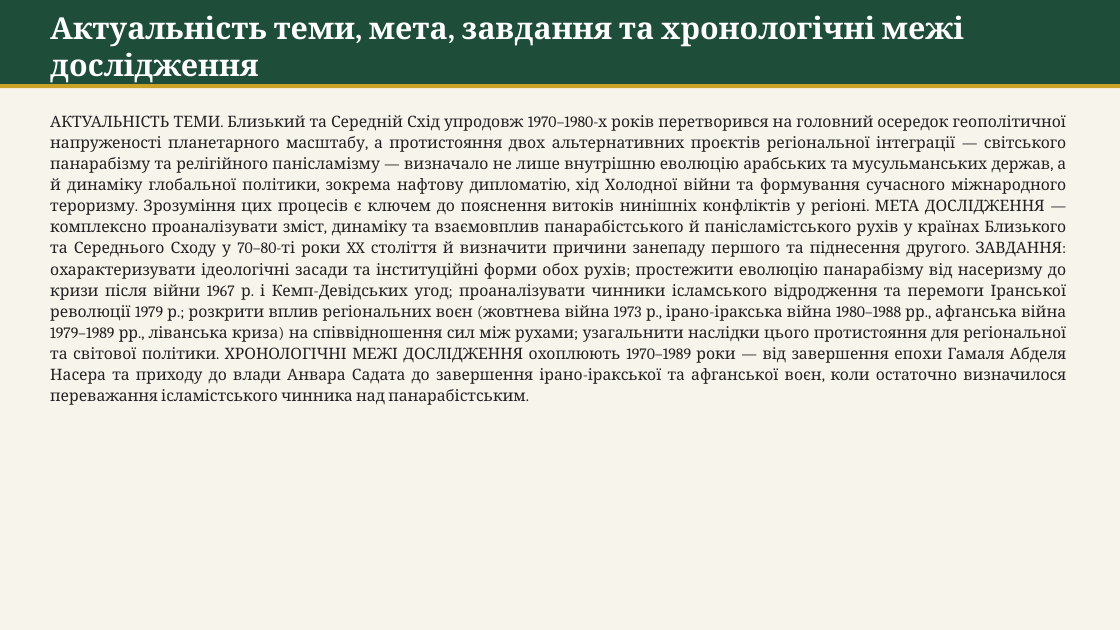
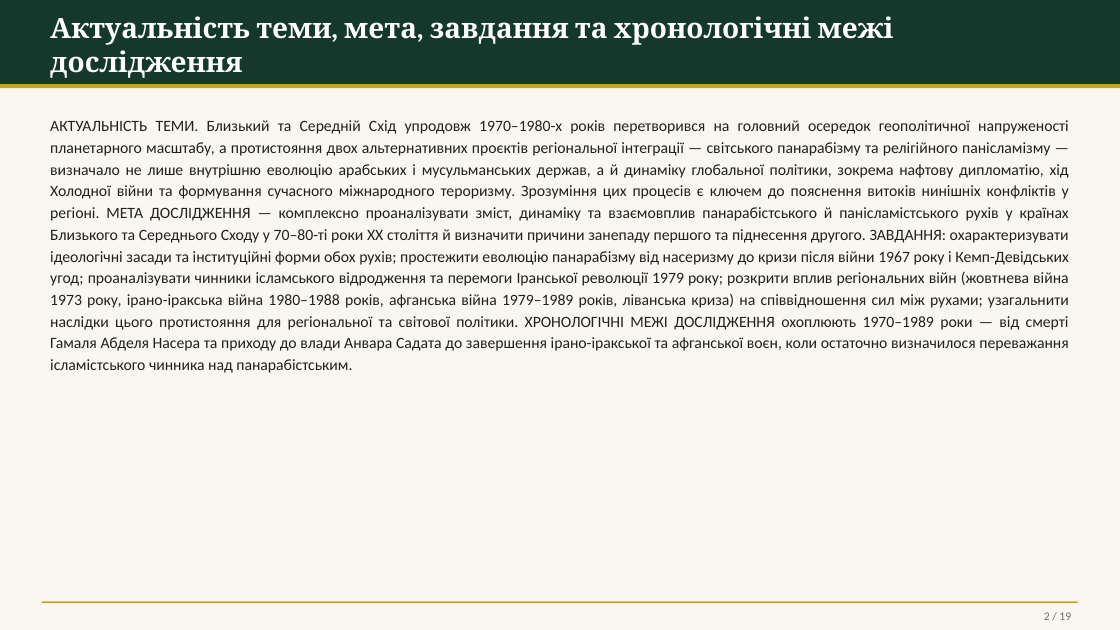
Before and after one commit to istp1b23mokra-glitch/-, a slide deck: slide 2 of Близький_та_Середній_Схід_70-80-х_рр.pptx. Drawn at 1120x630 pixels with LibreOffice and Linux fonts; fonts in the diff are those of the drawing. Boxes give left, top, right and bottom in pixels: in the first picture for what was removed or moved away, otherwise in the second. Text is boxed around its words. In the diff, an @@ line names an element or a change of style, - is before the commit and + after.

```diff
--- a/Близький_та_Середній_Схід_70-80-х_рр.pptx
+++ b/Близький_та_Середній_Схід_70-80-х_рр.pptx
@@ rectangle at <box>0,0,1120,630</box>: fill #F7F4EC to #FAF7F0 @@
@@ rectangle at <box>0,0,1120,84</box>: fill #1E4D3A to #14382C @@
@@ text "Актуальність теми, мета, завдання та ..." at <box>50,16,894,78</box>: size 26 to 24 pt @@
@@ text at <box>50,120,1069,373</box>: text changed; font Cambria to Calibri @@
-АКТУАЛЬНІСТЬ ТЕМИ. Близький та Середній Схід упродовж 1970–1980-х років перетворився на головний осередок геополітичної напруженості планетарного масштабу, а протистояння двох альтернативних проєктів регіональної інтеграції — світського панарабізму та релігійного панісламізму — визначало не лише внутрішню еволюцію арабських та мусульманських держав, а й динаміку глобальної політики, зокрема нафтову дипломатію, хід Холодної війни та формування сучасного міжнародного тероризму. Зрозуміння цих процесів є ключем до пояснення витоків нинішніх конфліктів у регіоні. МЕТА ДОСЛІДЖЕННЯ — комплексно проаналізувати зміст, динаміку та взаємовплив панарабістського й панісламістського рухів у країнах Близького та Середнього Сходу у 70–80-ті роки XX століття й визначити причини занепаду першого та піднесення другого. ЗАВДАННЯ: охарактеризувати ідеологічні засади та інституційні форми обох рухів; простежити еволюцію панарабізму від насеризму до кризи після війни 1967 р. і Кемп-Девідських угод; проаналізувати чинники ісламського відродження та перемоги Іранської революції 1979 р.; розкрити вплив регіональних воєн (жовтнева війна 1973 р., ірано-іракська війна 1980–1988 рр., афганська війна 1979–1989 рр., ліванська криза) на співвідношення сил між рухами; узагальнити наслідки цього протистояння для регіональної та світової політики. ХРОНОЛОГІЧНІ МЕЖІ ДОСЛІДЖЕННЯ охоплюють 1970–1989 роки — від завершення епохи Гамаля Абделя Насера та приходу до влади Анвара Садата до завершення ірано-іракської та афганської воєн, коли остаточно визначилося переважання ісламістського чинника над панарабістським.
+АКТУАЛЬНІСТЬ ТЕМИ. Близький та Середній Схід упродовж 1970–1980-х років перетворився на головний осередок геополітичної напруженості планетарного масштабу, а протистояння двох альтернативних проєктів регіональної інтеграції — світського панарабізму та релігійного панісламізму — визначало не лише внутрішню еволюцію арабських і мусульманських держав, а й динаміку глобальної політики, зокрема нафтову дипломатію, хід Холодної війни та формування сучасного міжнародного тероризму. Зрозуміння цих процесів є ключем до пояснення витоків нинішніх конфліктів у регіоні. МЕТА ДОСЛІДЖЕННЯ — комплексно проаналізувати зміст, динаміку та взаємовплив панарабістського й панісламістського рухів у країнах Близького та Середнього Сходу у 70–80-ті роки XX століття й визначити причини занепаду першого та піднесення другого. ЗАВДАННЯ: охарактеризувати ідеологічні засади та інституційні форми обох рухів; простежити еволюцію панарабізму від насеризму до кризи після війни 1967 року і Кемп-Девідських угод; проаналізувати чинники ісламського відродження та перемоги Іранської революції 1979 року; розкрити вплив регіональних війн (жовтнева війна 1973 року, ірано-іракська війна 1980–1988 років, афганська війна 1979–1989 років, ліванська криза) на співвідношення сил між рухами; узагальнити наслідки цього протистояння для регіональної та світової політики. ХРОНОЛОГІЧНІ МЕЖІ ДОСЛІДЖЕННЯ охоплюють 1970–1989 роки — від смерті Гамаля Абделя Насера та приходу до влади Анвара Садата до завершення ірано-іракської та афганської воєн, коли остаточно визначилося переважання ісламістського чинника над панарабістським.
@@ rectangle added at <box>42,602,1078,603</box>, fill #C9A227 @@
@@ text added at <box>1044,612,1071,620</box>, 10 pt, text #6E6E6E @@
+2 / 19
```
Also in this commit, not shown: 2 other slides changed, 16 slides added, 12 slides removed.
